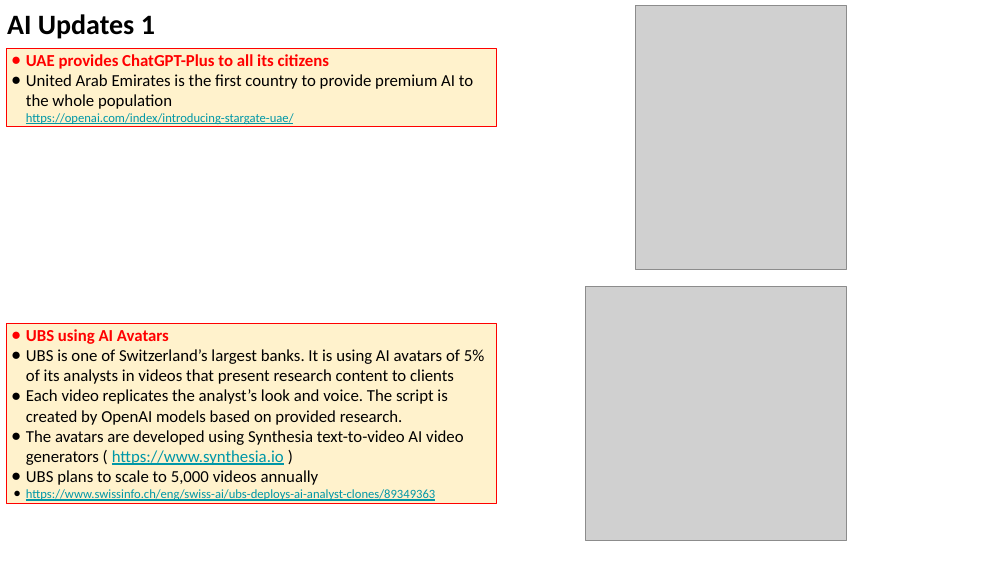
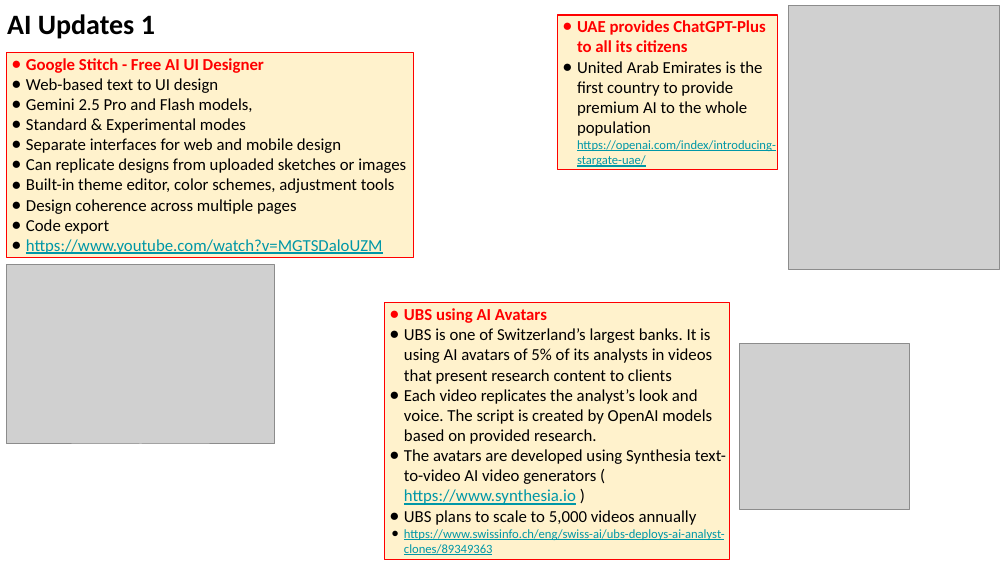
Before and after one commit to lselector/seminar, a slide deck: slide 4 of 2025/2025-05-30-AI-Updates.pptx. Drawn at 1008x567 pixels with LibreOffice and Linux fonts; fonts in the diff are those of the drawing; grey boxes stand for pictures. Boxes give left, top, right and bottom in pixels: in the first picture for what was removed or moved away, otherwise in the second. Text is boxed around its words. In the diff, an @@ line names an element or a change of style, - is before the commit and + after.

```diff
--- a/2025/2025-05-30-AI-Updates.pptx
+++ b/2025/2025-05-30-AI-Updates.pptx
@@ rectangle "UAE provides ChatGPT-Plus to all ...": place and size @@
-rectangle "UAE provides ChatGPT-Plus to all ..." at box(6, 48, 497, 127)
+rectangle "UAE provides ChatGPT-Plus to all ..." at box(557, 15, 777, 170)
@@ picture: place and size @@
-picture at box(635, 6, 846, 269)
+picture at box(789, 6, 1000, 269)
@@ rectangle added at box(6, 52, 413, 258), fill #FFF2CC, outline #FF0000 0.75 pt, 12 pt, text #000000 @@
+● Google Stitch - Free AI UI Designer
+● Web-based text to UI design
+● Gemini 2.5 Pro and Flash models,
+● Standard & Experimental modes
+● Separate interfaces for web and mobile design
+● Can replicate designs from uploaded sketches or images
+● Built-in theme editor, color schemes, adjustment tools
+● Design coherence across multiple pages
+● Code export
+● https://www.youtube.com/watch?v=MGTSDaloUZM
@@ picture added at box(6, 265, 275, 445) @@
@@ picture removed at box(586, 286, 846, 540) @@
@@ rectangle "UBS using AI Avatars": place and size @@
-rectangle "UBS using AI Avatars" at box(6, 324, 497, 504)
+rectangle "UBS using AI Avatars" at box(384, 302, 730, 559)
@@ picture added at box(739, 344, 909, 510) @@
```
Also in this commit, not shown: 11 other slides changed, 1 slide added.
